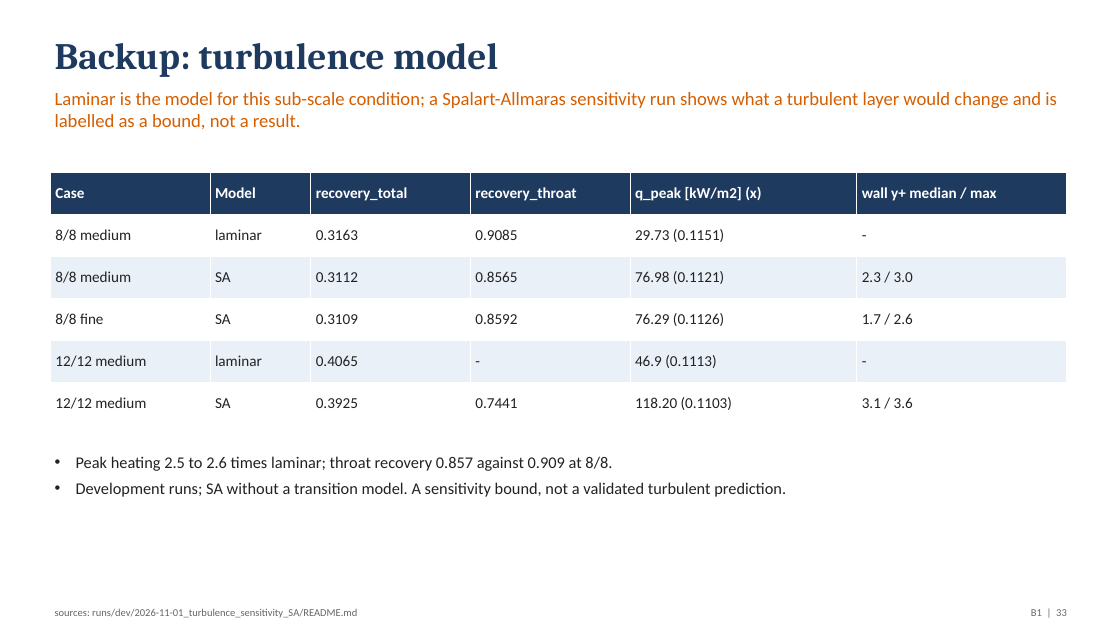
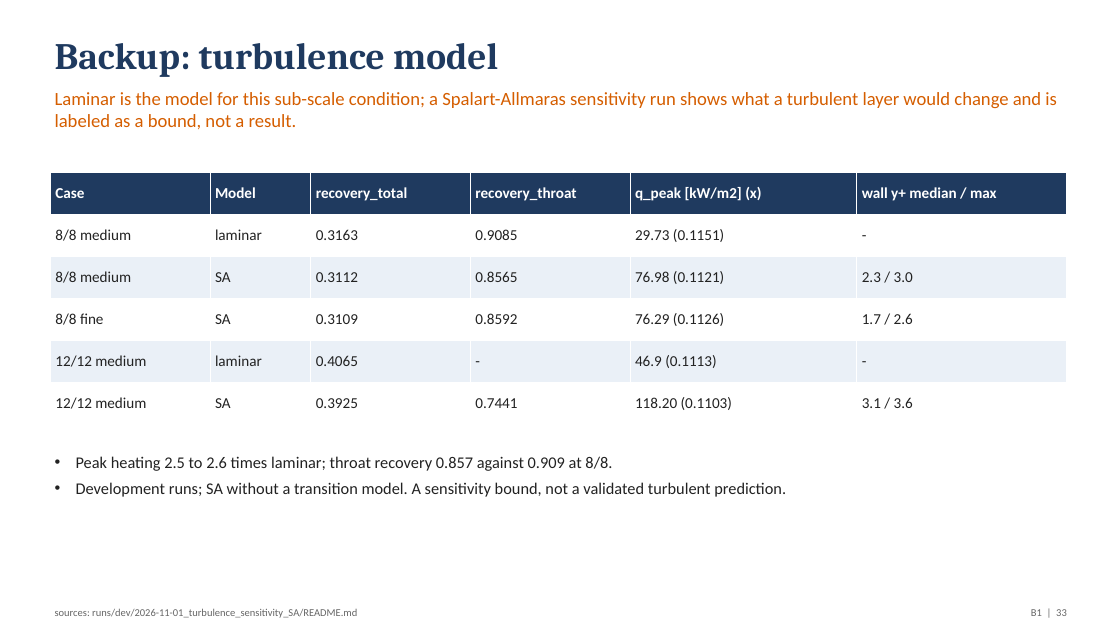
Before and after one commit to emarinhoss/ai-engineering, a slide deck: slide 33 of docs/talk/deck.pptx. Drawn at 1120x630 pixels with LibreOffice and Linux fonts; fonts in the diff are those of the drawing. Boxes give left, top, right and bottom in pixels: in the first picture for what was removed or moved away, otherwise in the second. Text is boxed around its words. In the diff, an @@ line names an element or a change of style, - is before the commit and + after.

```diff
--- a/docs/talk/deck.pptx
+++ b/docs/talk/deck.pptx
@@ text at [55, 92, 1057, 129]: text changed @@
-Laminar is the model for this sub-scale condition; a Spalart-Allmaras sensitivity run shows what a turbulent layer would change and is labelled as a bound, not a result.
+Laminar is the model for this sub-scale condition; a Spalart-Allmaras sensitivity run shows what a turbulent layer would change and is labeled as a bound, not a result.
```
Also in this commit, not shown: 3 other slides changed, 4 other files.
